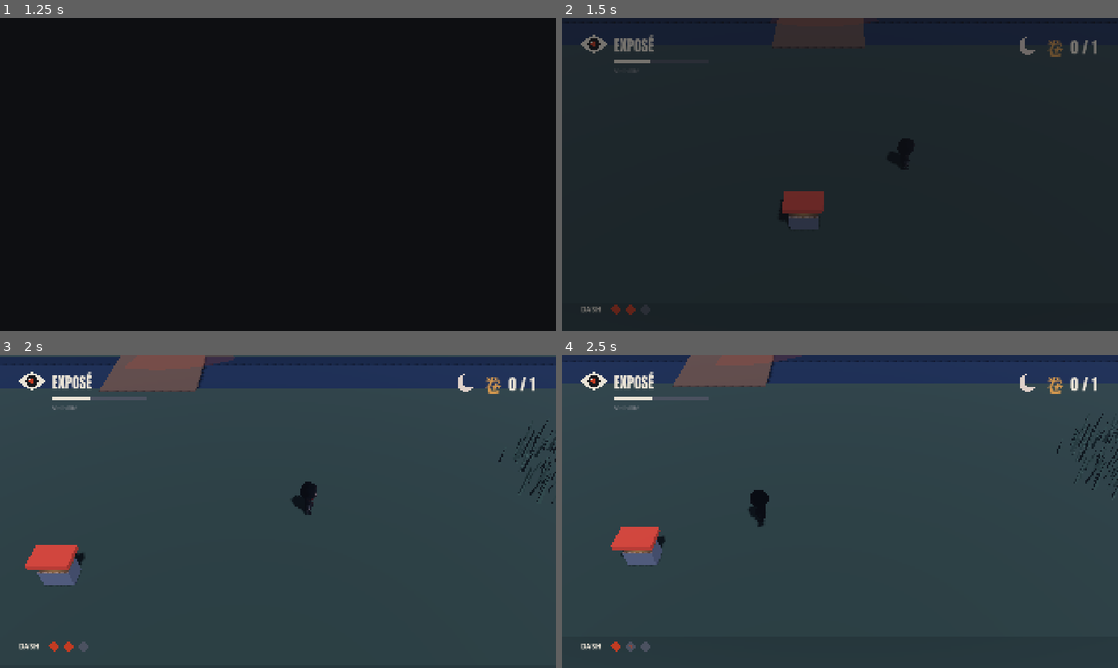
Above: before the commit, frames 1-4 (two rows, left to right).
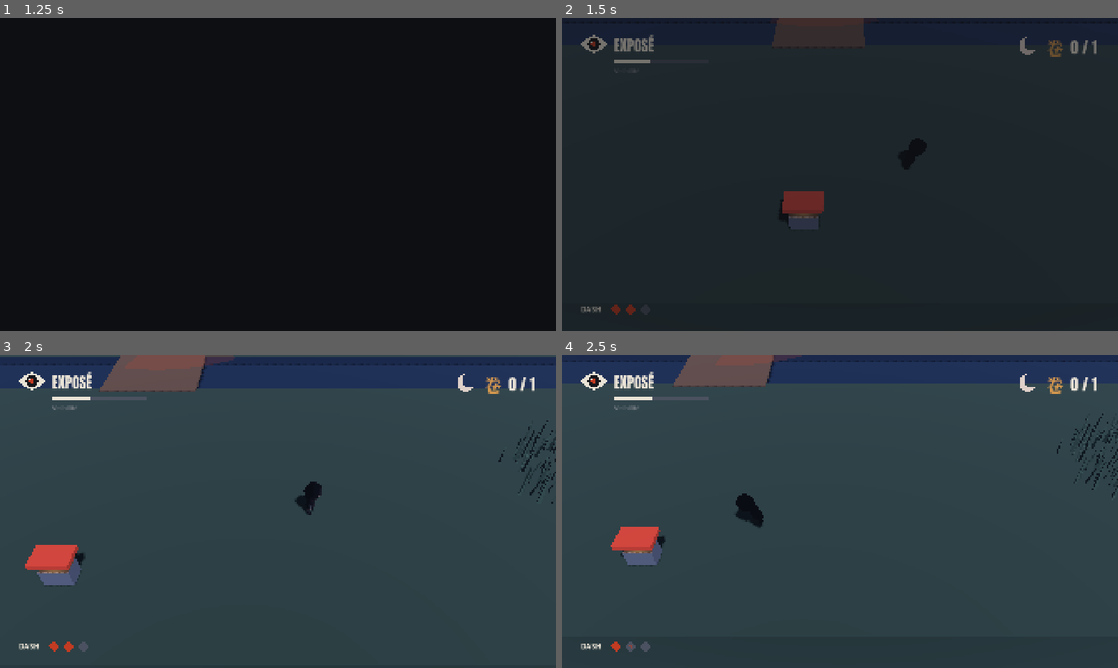
Above: after the commit, the same moments.

Repository: tomberardpro-tech/KAGE
Game: Godot game, scene res://scenes/ui/menu.tscn
Two runs of this game, one before a commit and one after it. Both use one fixed random seed, a clock stepped at 60 frames per second and the inputs below.
Inputs (mouse positions are in pixels of both pictures, inside the frame that each line leads up to):
- Up to frame 1 (1.25 s): click "斬" at 0.5 s
- Up to frame 2 (1.5 s): tap Enter (ui_accept) at 1.25 s; move the mouse to (962, 158) at 1.27 s; hold D (move_right) from 1.28 s (still down); click (962, 158) at 1.35 s
- Up to frame 3 (2 s): keep holding D (move_right); tap Space (jump) at 1.52 s
- Up to frame 4 (2.5 s): move the mouse to (728, 527) at 2.02 s; release D (move_right) at 2.03 s; hold S (move_back) from 2.03 s (still down); tap Ctrl (accroupir) at 2.1 s; tap Space (jump) at 2.27 s; click (728, 527) at 2.3 s

Frame 1 is identical in both runs. In frame 2, less than 0.1% of the frame differs, in the area x 62-66%, y 38-47%; in frame 3, 0.1%; in frame 4, 0.4%, in the area x 31-38%, y 43-55%.

Commit message:
Ninja et garde : course, saut et atterrissage plus vivants sans toucher aux modèles
Co-Authored-By: Claude Opus 5.5 (1M context) <noreply@anthropic.com>
Claude-Session: https://claude.ai/code/session_01CagL7LYEjrsKpoX4tSrAei

Diff:
--- a/scripts/anim_chibi.gd
+++ b/scripts/anim_chibi.gd
@@ -13,6 +13,11 @@
 var _squelette: Skeleton3D
 var _os := {}  # nom -> [indice, rotation de repos, axe X du modèle vu par l'os]
 var _angles := {}  # angle actuel de chaque os, en radians
+var _entier := false  # modèle d'un seul tenant sans os : on anime le corps entier
+var _ecrase := 0.0  # > 0 : écrasé (atterrissage), < 0 : étiré (saut)
+var _ecrase_vit := 0.0
+var _au_sol := true
+var _vy_avant := 0.0
 
 @onready var _jambes := [get_node_or_null("JambeG"), get_node_or_null("JambeD")]
 @onready var _bras := [get_node_or_null("BrasG"), get_node_or_null("BrasD")]
@@ -38,6 +43,7 @@
 				var axe := _squelette.get_bone_global_rest(i).basis.inverse() * Vector3.RIGHT
 				_os[nom] = [i, _squelette.get_bone_pose_rotation(i), axe.normalized()]
 				_angles[nom] = 0.0
+	_entier = _squelette == null and _jambes[0] == null and _tronc == null
 
 
 func _process(delta: float) -> void:
@@ -51,6 +57,9 @@
 	var s := sin(_phase) * marche
 	var dash: bool = _corps.get("en_dash") == true
 	var lissage := 1.0 - exp(-14.0 * delta)
+	if _entier:
+		_animer_entier(delta, marche, dash, lissage)
+		return
 
 	for i in 2:
 		var signe := 1.0 if i == 0 else -1.0
@@ -96,3 +105,28 @@
 		var o: Array = _os[nom]
 		_angles[nom] = lerpf(_angles[nom], deg_to_rad(cibles[nom]), lissage)
 		_squelette.set_bone_pose_rotation(o[0], o[1] * Quaternion(o[2], _angles[nom]))
+
+
+## Modèle sans os ni pivots : tout le corps se dandine en courant, s'étire en sautant
+## et s'écrase à l'atterrissage, avec un ressort pour que ce soit fluide.
+func _animer_entier(delta: float, marche: float, dash: bool, lissage: float) -> void:
+	var au_sol := _corps.is_on_floor()
+	var vy := _corps.velocity.y
+	if au_sol and not _au_sol:
+		_ecrase_vit += clampf(-_vy_avant * 0.6, 1.0, 4.0)  # atterrissage
+	elif not au_sol and _au_sol and vy > 1.0:
+		_ecrase_vit -= 2.2  # décollage
+	_au_sol = au_sol
+	_vy_avant = vy
+	var cible := 0.0 if au_sol else -clampf(absf(vy) * 0.018, 0.0, 0.1)
+	_ecrase_vit += (cible - _ecrase) * 260.0 * delta
+	_ecrase_vit *= exp(-13.0 * delta)
+	_ecrase = clampf(_ecrase + _ecrase_vit * delta, -0.25, 0.3)
+	scale = Vector3(1.0 + _ecrase * 0.5, 1.0 - _ecrase, 1.0 + _ecrase * 0.5)
+
+	var pas := absf(sin(_phase)) * marche if au_sol else 0.0
+	position.y = lerpf(position.y, pas * 0.07, lissage)
+	var penche := 30.0 if dash else 9.0 * marche + (0.0 if au_sol else 6.0)
+	rotation.x = lerpf(rotation.x, deg_to_rad(penche), lissage)
+	var dandine := sin(_phase) * 6.0 * marche if au_sol and not dash else 0.0
+	rotation.z = lerpf(rotation.z, deg_to_rad(dandine), lissage)
